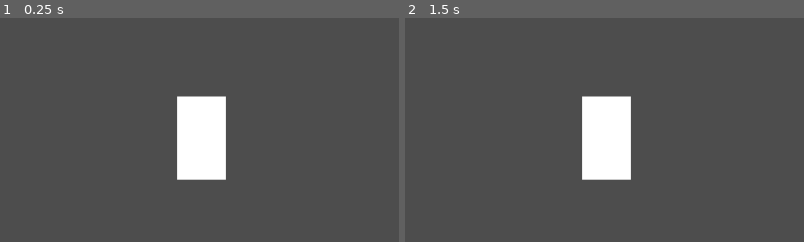
Above: before the commit, frames 1-2 (left to right).
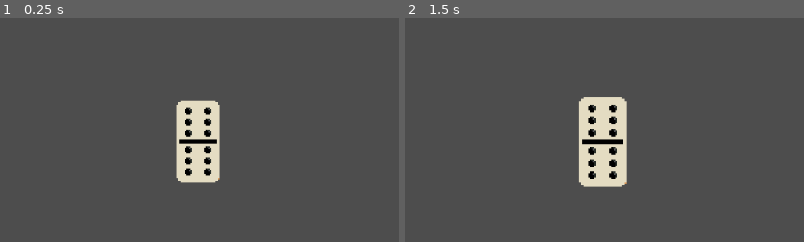
Above: after the commit, the same moments.

Repository: manuel051206/balatro-de-domino
Game: Godot game, scene res://_Scenes/Main.tscn
Two runs of this game, one before a commit and one after it. Both use one fixed random seed, a clock stepped at 60 frames per second and the inputs below.
Inputs (mouse positions are % of the whole screen's width and height, from its top left):
- Up to frame 1 (0.25 s): no input
- Up to frame 2 (1.5 s): tap Enter at 0.5 s; move the mouse to (50, 77) at 0.52 s; click (50, 77) at 0.67 s; tap Space at 1.25 s; move the mouse to (30, 55) at 1.27 s; click (30, 55) at 1.42 s
The pictures show only the part of the screen within x 25-75%, y 50-100%; the shares and areas given below are measured in that part.

The runs differ from the first frame. In frame 1, 4.8% of the frame differs, in the area x 44-57%, y 34-74%; in frame 2, 5.2%, in the area x 43-57%, y 34-76%.

Commit message:
sprites añadidos y seleccionar ficha

Diff:
--- a/_Scenes/Main.tscn
+++ b/_Scenes/Main.tscn
@@ -1,23 +1,21 @@
 [gd_scene format=3 uid="uid://k0pv3b6i88b7"]
 
 [ext_resource type="Script" uid="uid://bd3jylw7fsvgi" path="res://_Scripts/ficha.gd" id="1_8u3td"]
+[ext_resource type="Texture2D" uid="uid://cj33hyrtvso7u" path="res://_Art/domino(blanco).png" id="2_asnbu"]
 
 [sub_resource type="RectangleShape2D" id="RectangleShape2D_asnbu"]
-size = Vector2(70, 120)
+size = Vector2(31, 59)
 
 [node name="MiPrimerDomino" type="Node2D" unique_id=2091748856]
 script = ExtResource("1_8u3td")
 
-[node name="ColorRect" type="ColorRect" parent="." unique_id=1971211154]
-offset_left = -35.0
-offset_top = -60.0
-offset_right = 35.0
-offset_bottom = 60.0
-mouse_filter = 2
+[node name="Sprite" type="Sprite2D" parent="." unique_id=1557434195]
+texture = ExtResource("2_asnbu")
 
 [node name="Area2D" type="Area2D" parent="." unique_id=844860020]
 
 [node name="CollisionShape2D" type="CollisionShape2D" parent="Area2D" unique_id=1994391501]
+position = Vector2(-2.5, 2.5)
 shape = SubResource("RectangleShape2D_asnbu")
 
 [connection signal="input_event" from="Area2D" to="." method="_on_area_2d_input_event"]
--- a/_Scripts/ficha.gd
+++ b/_Scripts/ficha.gd
@@ -3,6 +3,14 @@
 var arrastrando = false
 var offset = Vector2.ZERO #el offset va a ser (0,0) al empezar. (para que la ficha no snappee a la posicion del mouse, sino que se agarre desde cualquier parte de la ficha)
 var posicionDefault = Vector2.ZERO
+var seleccionado = false
+var escalaX = 2
+var escalaY = 2
+var posicion_inicial_click = Vector2.ZERO #Guardará dónde estaba la ficha cuando hiciste clic para comparar después
+
+func Porcentaje(porciento, numero):
+	var resultado = numero * (porciento * 0.01)
+	return resultado
 
 func _process(delta):
 	if arrastrando == true:
@@ -10,18 +18,53 @@
 	else:
 		global_position = lerp(global_position, posicionDefault, 25*delta)
 
+	# LOGICA VISUAL UNIFICADA:
+	# Si está seleccionada O si la estoy arrastrando, se pone grande.
+	if seleccionado == true or arrastrando == true:
+		scale = Vector2(escalaX + Porcentaje(10, escalaX), escalaY + Porcentaje(10, escalaY)) #subirle el tamaño un poco cuando esta seleccionada
+		z_index = 1 # Traer al frente
+	else:
+		scale = Vector2(escalaX, escalaY) #volver a escala default
+		z_index = 0 #volver a la capa default
 
 func _ready():
 	var pantalla = get_viewport_rect().size #calcular el tamaÑo de la pantalla
+
 	#calcular coordenadas
 	position = Vector2(pantalla.x/2, pantalla.y - 150)
 	posicionDefault = position
 
+	scale = Vector2(escalaX, escalaY)
+
 func _on_area_2d_input_event(viewport: Node, event: InputEvent, shape_idx: int) -> void:
 	if event is InputEventMouseButton:
 		if event.button_index == MOUSE_BUTTON_LEFT:
+
+			# CUANDO PRESIONAS (DOWN)
 			if event.pressed:
 				arrastrando = true
-				offset = get_global_mouse_position() - global_position #basicamente el offset sera: posicion mouse - posicion ficha
+
+				# Guardamos la posición exacta al momento de dar click
+				posicion_inicial_click = global_position
+
+				#basicamente el offset sera: posicion mouse - posicion ficha
+				offset = get_global_mouse_position() - global_position
+
+				print("Click Presionado")
+
+			# CUANDO SUELTAS (UP)
 			else:
 				arrastrando = false
+
+				# Calculamos cuánto se movió la ficha desde que hiciste click hasta que soltaste.
+				var distancia_movida = global_position.distance_to(posicion_inicial_click)
+
+				# Si se movió menos de 5 píxeles, asumimos que fue un CLIC DE SELECCIÓN (No querías arrastrar)
+				if distancia_movida < 5:
+					# Interruptor: Si era false se vuelve true, si era true se vuelve false.
+					seleccionado = not seleccionado
+					print("Ficha Seleccionada/Deseleccionada")
+
+				# Si se movió más de 5 píxeles, fue un ARRASTRE.
+				else:
+					print("Ficha Arrastrada y Soltada")
--- a/project.godot
+++ b/project.godot
@@ -21,4 +21,5 @@
 
 [rendering]
 
+textures/canvas_textures/default_texture_filter=0
 rendering_device/driver.windows="d3d12"
Binary file added: _Art/domino(amarillo).png
Not shown, added: _Art/domino(amarillo).png.import
Binary file added: _Art/domino(blanco).png
Not shown, added: _Art/domino(blanco).png.import
